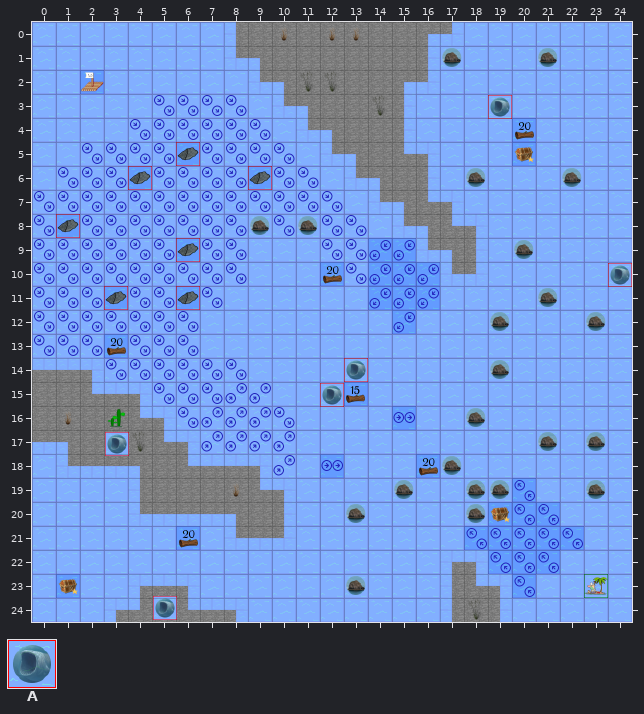
One commit to this Tiled map (JSON): TechnicalPrototype/desktop/out/production/resources/levels/SirenEasy.json. Above: the version before the commit.
Cells are 50x50 px. Shown: x 0..24, y 0..24.
Key: from "updatedTiledSet": A 1 "Siren".
Objects are placed by their top-left corner, in cells (3,4 is the top-left corner of cell 3,4); size is 1x1 cell unless given.
Layers that did not change in this view are not listed.
Objects on layer "Siren" before:
A "Siren" at 19,3
A "Siren" at 24,10
A "Siren" at 13,14
A "Siren" at 12,15.1
A "Siren" at 3,17.1
A "Siren" at 5,23.9
After the commit:
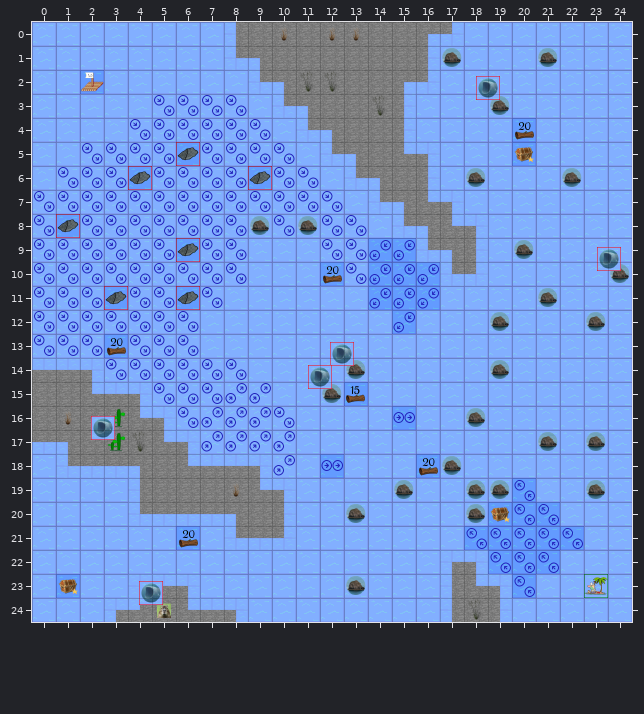
The edit:
Layer "Siren":
changed: A "Siren" at 19,3 -> A "Siren" at 18.5,2.3
changed: A "Siren" at 24,10 -> A "Siren" at 23.5,9.4
changed: A "Siren" at 13,14 -> A "Siren" at 12.4,13.4
changed: A "Siren" at 12,15.1 -> A "Siren" at 11.5,14.3
changed: A "Siren" at 3,17.1 -> A "Siren" at 2.4,16.4
changed: A "Siren" at 5,23.9 -> A "Siren" at 4.4,23.3
Changed places in both pictures, as pixel boxes (x1, y1, x2, y2):
changed: (476, 76, 512, 119)
changed: (597, 247, 632, 287)
changed: (308, 342, 368, 407)
changed: (91, 416, 129, 456)
changed: (139, 581, 177, 620)
